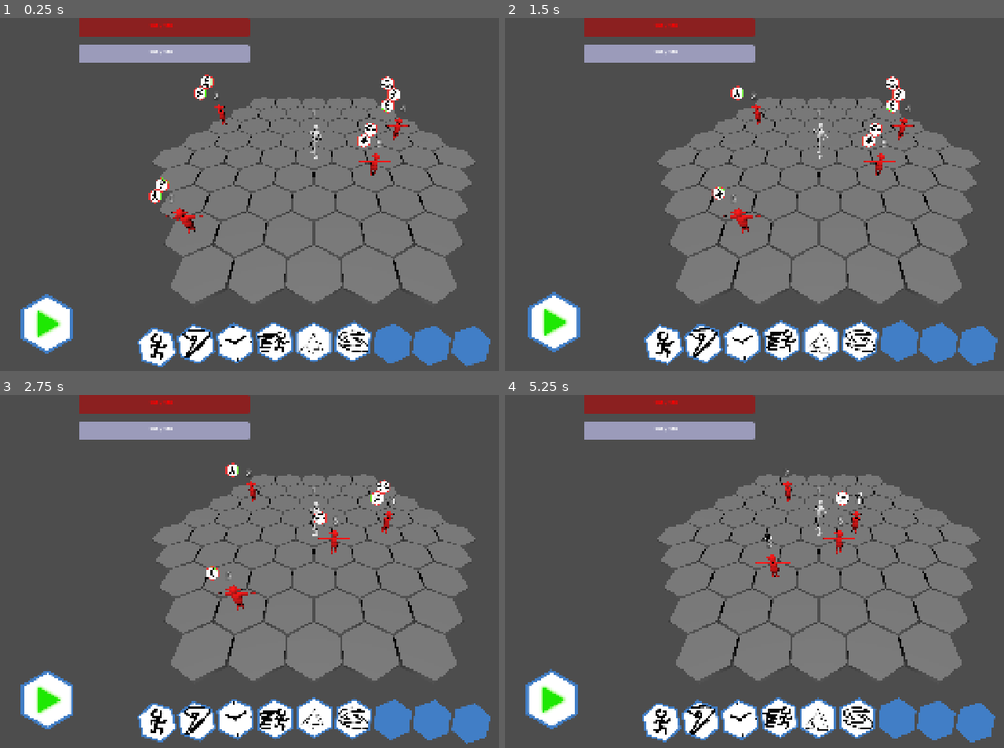
Above: before the commit, frames 1-4 (two rows, left to right).
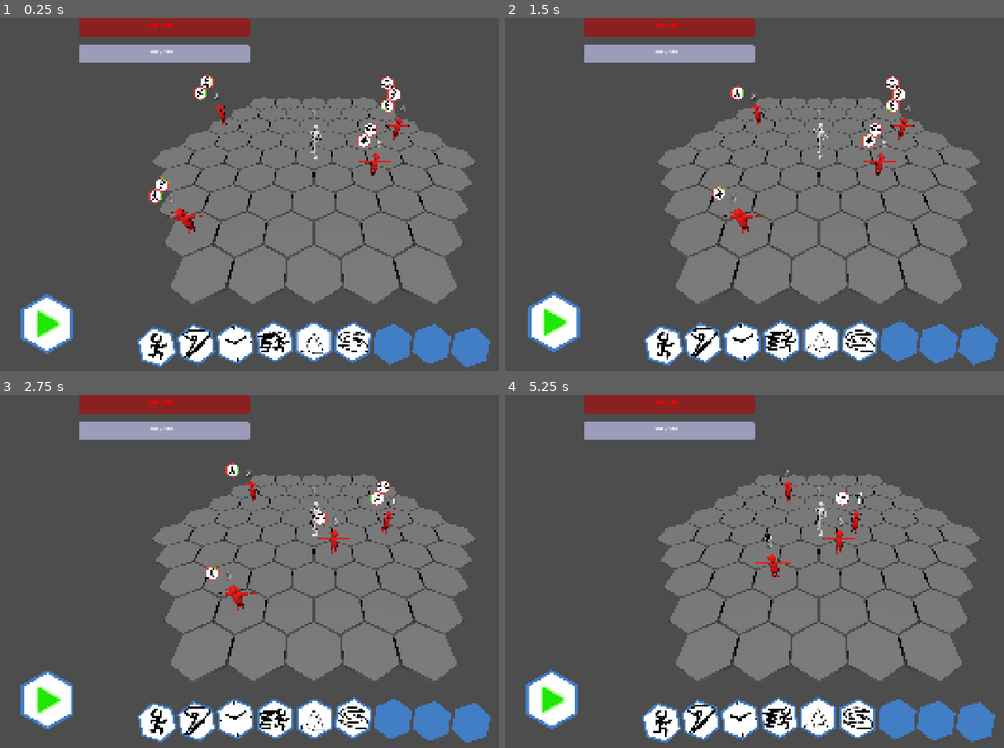
Above: after the commit, the same moments.

Repository: mmb5049/IGME601-Group4
Game: Godot game, scene res://Levels/Arena.tscn
Two runs of this game, one before a commit and one after it. Both use one fixed random seed, a clock stepped at 60 frames per second and the inputs below.
Inputs (mouse positions are in pixels of both pictures, inside the frame that each line leads up to):
- Up to frame 1 (0.25 s): no input
- Up to frame 2 (1.5 s): click (549, 325) at 0.5 s; tap Enter at 1.25 s; drag from (664, 339) to (879, 116) at 1.27 s
- Up to frame 3 (2.75 s): drag from (194, 719) to (284, 642) at 2.02 s
- Up to frame 4 (5.25 s): move the mouse to (739, 719) at 2.77 s; hold D 2.78-3.5 s; tap H at 2.85 s; click (739, 719) at 2.92 s; drag from (779, 716) to (629, 518) at 3.52 s; drag from (819, 719) to (849, 571) at 4.27 s; drag from (859, 719) to (724, 483) at 5.02 s

The runs differ from the first frame. In frame 1, 0.7% of the frame differs, in the area x 27-99%, y 85-99%; in frame 2, 0.8%; in frame 3, 0.6%; in frame 4, 0.9%, in the area x 27-99%, y 29-99%.

Commit message:
Bugs fixed

Diff:
--- a/igme-601-group-4/Characters/enemy.gd
+++ b/igme-601-group-4/Characters/enemy.gd
@@ -124,7 +124,10 @@
 			# Resolve around the actual execution position. Prepared plans do
 			# not track or retarget a player who moved out of the selected ring.
 			for cell in entry.target.resolve_cells(movement.current_cell):
-				var victim: Node = HexGrid.occupied_cells.get(cell)
+				# A target may have been freed while presentation was awaiting.
+				# Keep the raw Variant until validated: assigning a freed instance
+				# to a typed Node fails before is_instance_valid can run.
+				var victim: Variant = HexGrid.occupied_cells.get(cell)
 				if not is_instance_valid(victim):
 					continue
 				if victim == self or victim.is_queued_for_deletion():
--- a/igme-601-group-4/tests/enemy_attack_test.gd
+++ b/igme-601-group-4/tests/enemy_attack_test.gd
@@ -122,14 +122,46 @@
 	check(enemies[1].is_queued_for_deletion() and not HexGrid.is_occupied(Vector2i(0, 1)), "Friendly-fire death must release occupancy")
 	await get_tree().process_frame
 
+	# Normal lethal damage during presentation releases the target's cell.
+	player.movement.set_pos(Vector2i(1, 0))
+	enemies[3].movement.set_pos(Vector2i(0, 1))
+	attacker.prepare_turn(player)
+	action_done = false
+	controller.execute_next(attacker, attacker.ability_queue)
+	await get_tree().create_timer(0.10).timeout
+	enemies[3].damage(100)
+	await get_tree().process_frame
+	await get_tree().process_frame
+	if not action_done:
+		await controller.action_finished
+	check(action_succeeded and not HexGrid.is_occupied(Vector2i(0, 1)), "Target death during Whirlwind must release its cell and let the attack finish")
+
+	# A target can leave the tree while the attack is awaiting presentation.
+	# Keep its old grid entry to exercise a previously freed instance as well.
+	player.movement.set_pos(Vector2i(1, 0))
+	enemies[2].movement.set_pos(Vector2i(0, 1))
+	attacker.prepare_turn(player)
+	action_done = false
+	controller.execute_next(attacker, attacker.ability_queue)
+	await get_tree().create_timer(0.10).timeout
+	enemies[2].queue_free()
+	await get_tree().process_frame
+	await get_tree().process_frame
+	if not action_done:
+		await controller.action_finished
+	check(action_succeeded, "A target disappearing during Whirlwind must not interrupt the action")
+	check(attacker.ability_queue.queued_entries.size() == 2, "Disappearing target must still allow queue consumption")
+	HexGrid.set_occupied(Vector2i(0, 1), false)
+
 	# Killing the attacker during its own presentation cancels the attack.
 	player.movement.set_pos(Vector2i(1, 0))
 	attacker.prepare_turn(player)
 	action_done = false
 	controller.execute_next(attacker, attacker.ability_queue)
 	await get_tree().create_timer(0.10).timeout
+	var health_before_death: int = player.current_health
 	attacker.damage(100)
-	check(action_done and not action_succeeded and player.current_health == 97, "Attacker death must cancel presentation without dealing damage")
+	check(action_done and not action_succeeded and player.current_health == health_before_death, "Attacker death must cancel presentation without dealing damage")
 	check(attacker.mesh.transform.is_equal_approx(visual), "Cancelled enemy presentation must restore the mesh")
 	await get_tree().process_frame
 	await get_tree().process_frame
Not shown, changed: igme-601-group-4/tests/README.md
